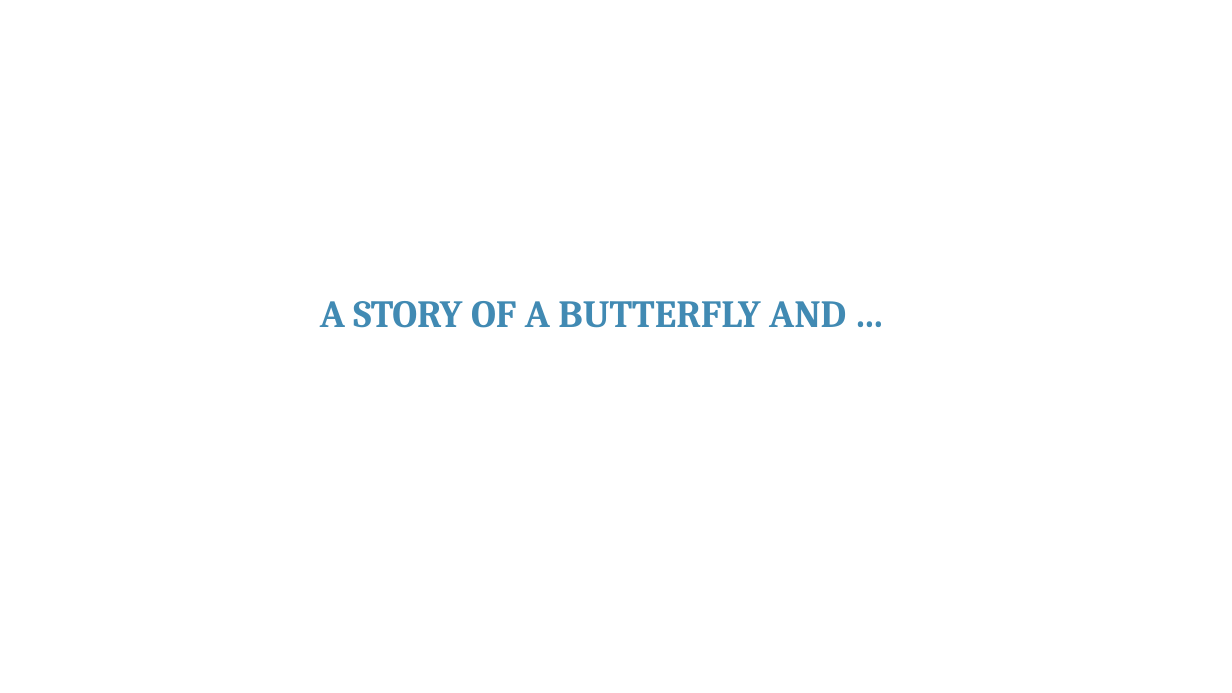
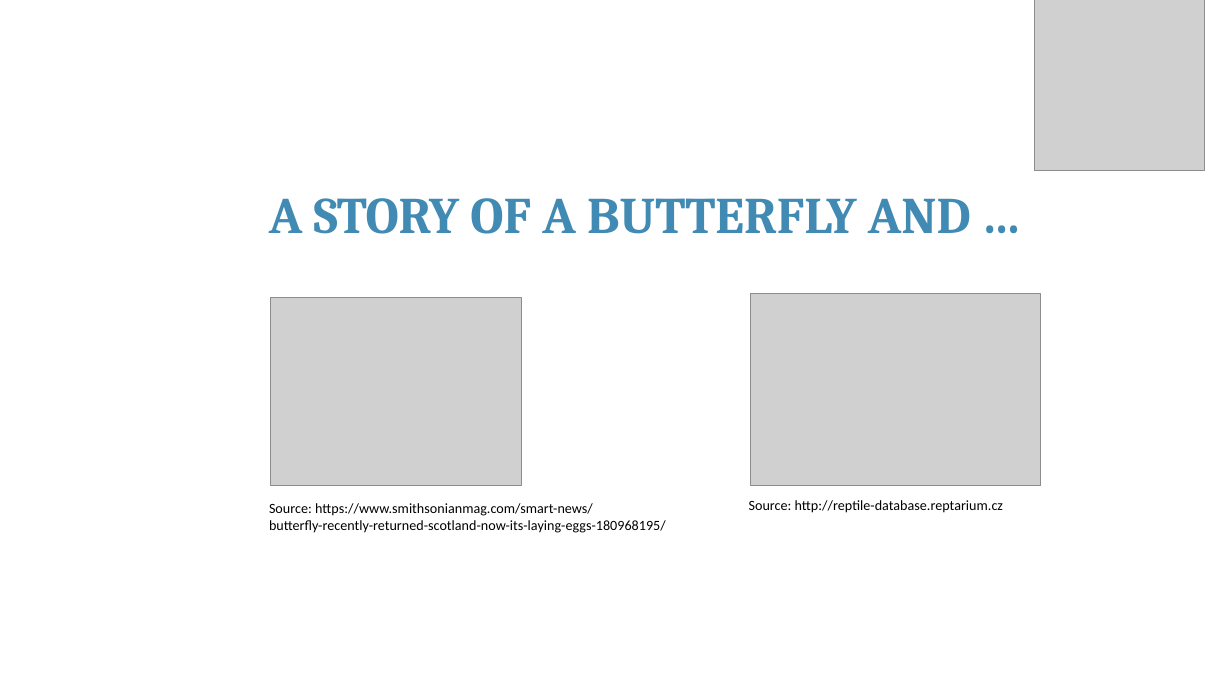
Before and after one commit to franckalbinet/itu-eaco-zanzibar-12-2018, a slide deck: slide 7 of presentations/session-4-intro-to-ai.pptx. Drawn at 1232x693 pixels with LibreOffice and Linux fonts; fonts in the diff are those of the drawing; grey boxes stand for pictures; background and template pictures are left out. Boxes give left, top, right and bottom in pixels: in the first picture for what was removed or moved away, otherwise in the second. Text is boxed around its words. In the diff, an @@ line names an element or a change of style, - is before the commit and + after.

```diff
--- a/presentations/session-4-intro-to-ai.pptx
+++ b/presentations/session-4-intro-to-ai.pptx
@@ picture added at bbox=[1034, 0, 1204, 170] @@
@@ text "A STORY OF A BUTTERFLY ...": place and size @@
-text "A STORY OF A BUTTERFLY ..." at bbox=[320, 301, 846, 328]
+text "A STORY OF A BUTTERFLY ..." at bbox=[269, 198, 971, 234]
@@ text "A STORY OF A BUTTERFLY ..." at bbox=[269, 198, 971, 234]: size 30 to 40 pt @@
@@ picture added at bbox=[271, 298, 521, 485] @@
@@ picture added at bbox=[750, 294, 1041, 486] @@
@@ text added at bbox=[269, 503, 666, 533], 11 pt, text #000000 @@
+Source: https://www.smithsonianmag.com/smart-news/
+butterfly-recently-returned-scotland-now-its-laying-eggs-180968195/
@@ text added at bbox=[749, 500, 1003, 513], 11 pt, text #000000 @@
+Source: http://reptile-database.reptarium.cz
```
Also in this commit, not shown: 1 other slide changed, 6 slides added, 1 slide removed, 3 other files.
